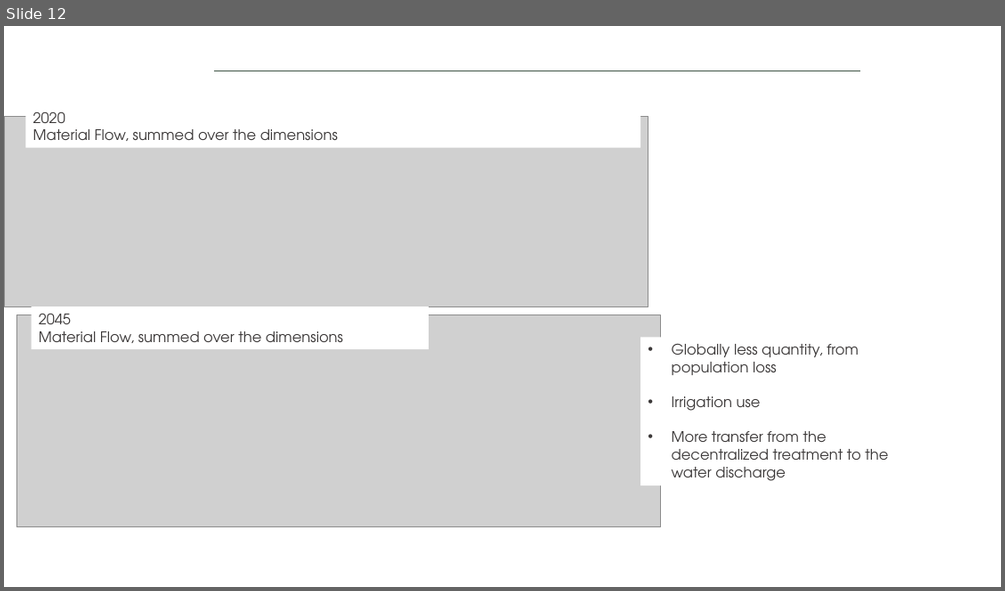
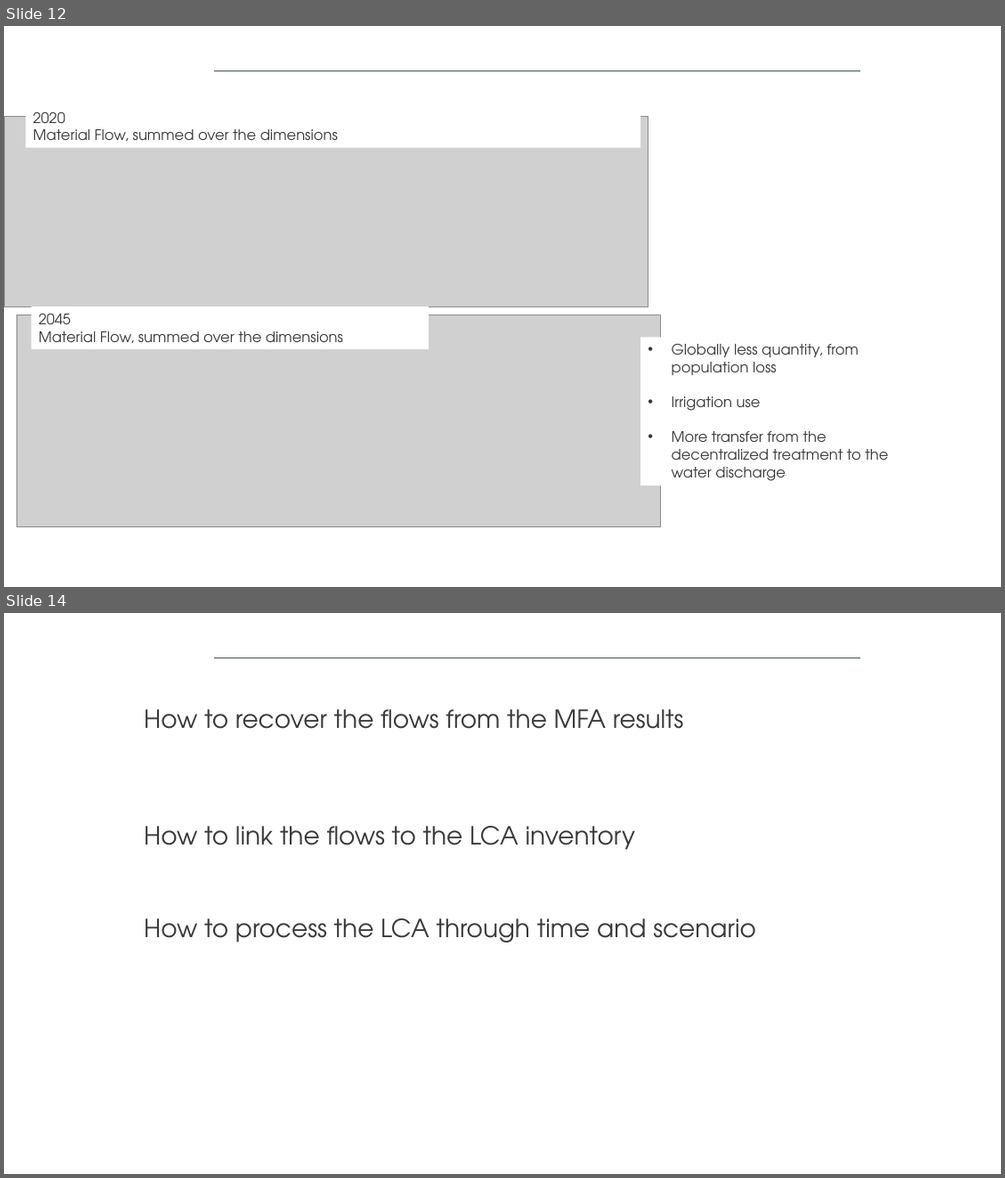
Before and after one commit to isabelapi/PAW_MFA_LCA_2025, a slide deck: presentation/dds_autumn_school_2025_paw_presentation_14-11-2025.pptx. Shown one above the other, each under a label of ours: slide 12 before the commit, slides 12 and 14 after it; the slides between them are not shown. The pictures are 1005x591 and 1005x1178 pixels, drawn with LibreOffice and Linux fonts; fonts in the diff are those of the drawing; grey boxes stand for pictures; background and template pictures are left out. Boxes give left, top, right and bottom in pixels: in the first picture for what was removed or moved away, otherwise in the second. Text is boxed around its words. In the diff, an @@ line names an element or a change of style, - is before the commit and + after.

Commit message:
LCA results template

```diff
--- a/presentation/dds_autumn_school_2025_paw_presentation_14-11-2025.pptx
+++ b/presentation/dds_autumn_school_2025_paw_presentation_14-11-2025.pptx
@@ slide 14 added at box(4, 613, 1001, 1174), background #FFFFFF; not listed: 1 template element that a slide beside it also shows @@
@@ text added at box(144, 709, 684, 729), 24 pt, text #3B3838 @@
+How to recover the flows from the MFA results
@@ text added at box(144, 826, 636, 850), 24 pt, text #3B3838 @@
+How to link the flows to the LCA inventory
@@ text added at box(144, 918, 756, 942), 24 pt, text #3B3838 @@
+How to process the LCA through time and scenario
```
Also in this commit, not shown: 2 other slides added.
